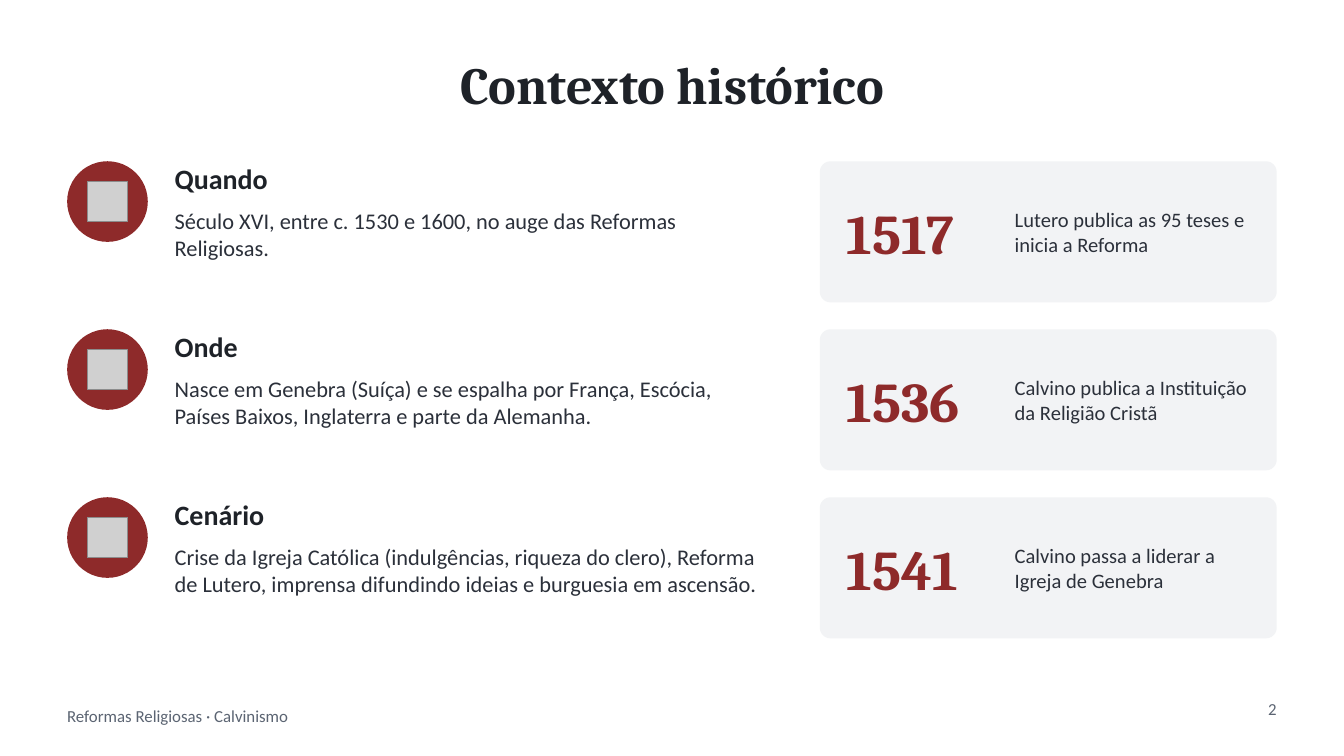
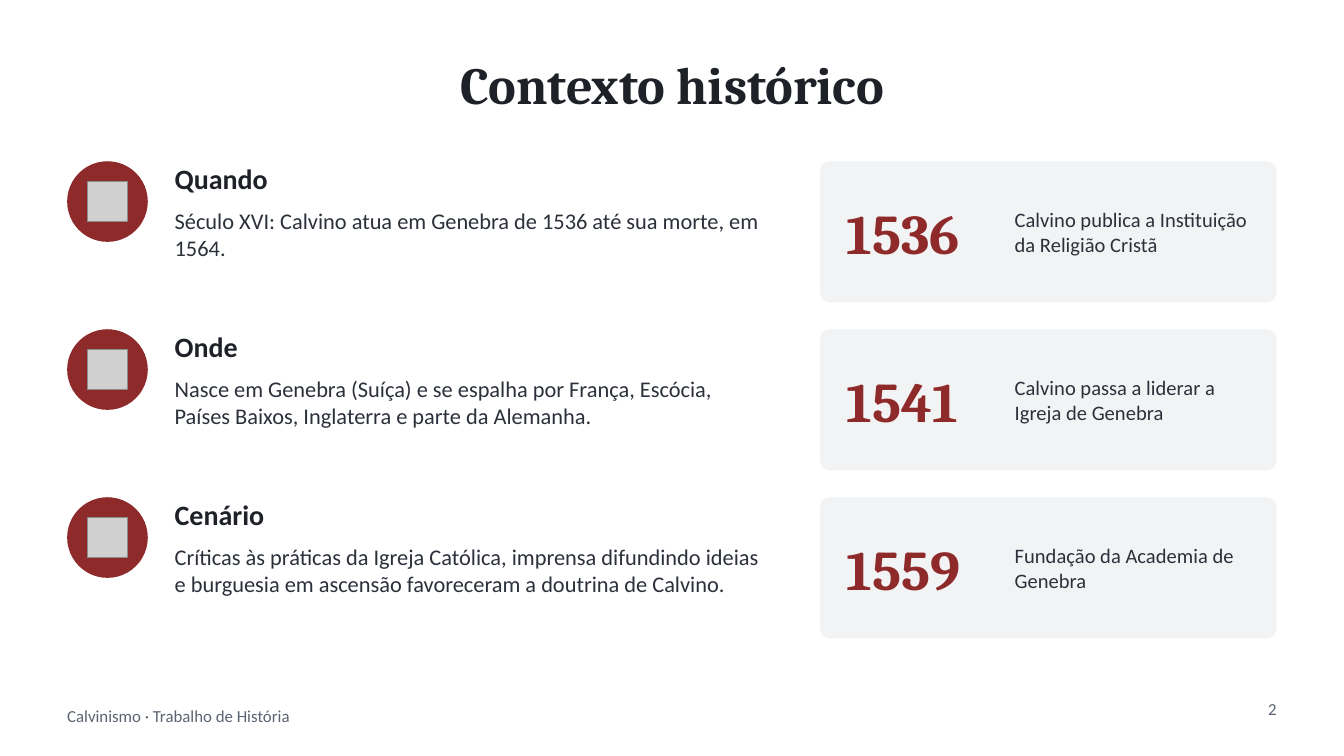
Before and after one commit to ArkhamKnight15/claude, a slide deck: slide 2 of trabalho-calvinismo/Calvinismo.pptx. Drawn at 1344x756 pixels with LibreOffice and Linux fonts; fonts in the diff are those of the drawing; grey boxes stand for pictures. Boxes give left, top, right and bottom in pixels: in the first picture for what was removed or moved away, otherwise in the second. Text is boxed around its words. In the diff, an @@ line names an element or a change of style, - is before the commit and + after.

```diff
--- a/trabalho-calvinismo/Calvinismo.pptx
+++ b/trabalho-calvinismo/Calvinismo.pptx
@@ text at bbox=[175, 213, 758, 256]: text changed @@
-Século XVI, entre c. 1530 e 1600, no auge das Reformas Religiosas.
+Século XVI: Calvino atua em Genebra de 1536 até sua morte, em 1564.
@@ text at bbox=[847, 216, 960, 255]: text changed @@
-1517
+1536
@@ text at bbox=[1015, 212, 1247, 256]: text changed @@
-Lutero publica as 95 teses e inicia a Reforma
+Calvino publica a Instituição da Religião Cristã
@@ text at bbox=[847, 384, 958, 423]: text changed @@
-1536
+1541
@@ text at bbox=[1015, 380, 1215, 424]: text changed @@
-Calvino publica a Instituição da Religião Cristã
+Calvino passa a liderar a Igreja de Genebra
@@ text at bbox=[175, 549, 759, 596]: text changed @@
-Crise da Igreja Católica (indulgências, riqueza do clero), Reforma de Lutero, imprensa difundindo ideias e burguesia em ascensão.
+Críticas às práticas da Igreja Católica, imprensa difundindo ideias e burguesia em ascensão favoreceram a doutrina de Calvino.
@@ text at bbox=[847, 552, 961, 591]: text changed @@
-1541
+1559
@@ text at bbox=[1015, 548, 1234, 588]: text changed @@
-Calvino passa a liderar a Igreja de Genebra
+Fundação da Academia de Genebra
@@ text at bbox=[67, 710, 290, 722]: text changed @@
-Reformas Religiosas · Calvinismo
+Calvinismo · Trabalho de História
```
Also in this commit, not shown: 8 other slides changed, 1 slide added, 4 slides removed, 1 other file.
